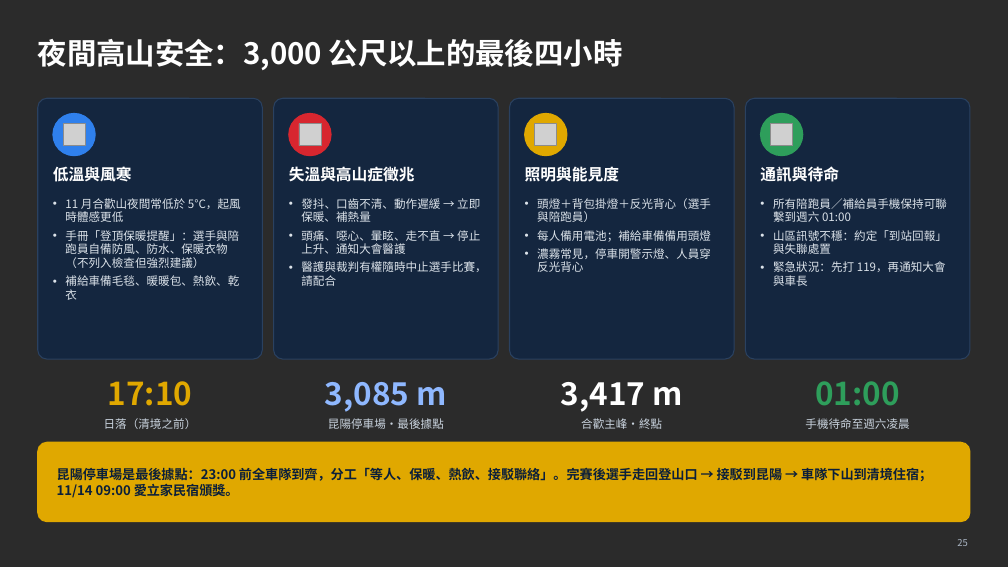
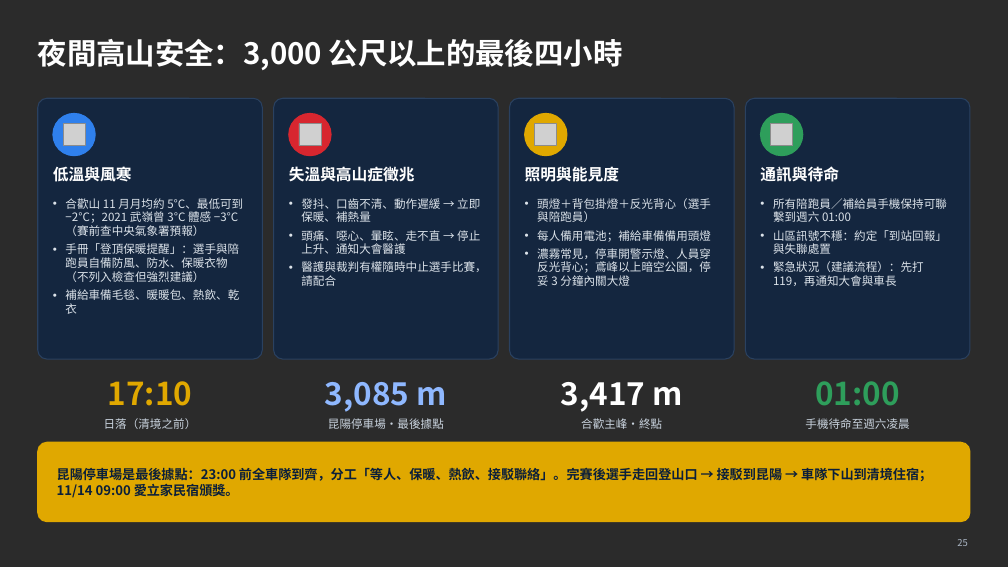
Before and after one commit to powermovebboy-sys/Race-site, a slide deck: slide 25 of deck/2026_FXT_補給作戰計畫.pptx. Drawn at 1008x567 pixels with LibreOffice and Linux fonts; fonts in the diff are those of the drawing; grey boxes stand for pictures; background and template pictures are left out; a plain dark background stands for a picture behind light text. Boxes give left, top, right and bottom in pixels: in the first picture for what was removed or moved away, otherwise in the second. Text is boxed around its words. In the diff, an @@ line names an element or a change of style, - is before the commit and + after.

```diff
--- a/deck/2026_FXT_補給作戰計畫.pptx
+++ b/deck/2026_FXT_補給作戰計畫.pptx
@@ text at (65, 198, 243, 236): text changed @@
-• 11 月合歡山夜間常低於 5°C，起風時體感更低
+• 合歡山 11 月月均約 5°C、最低可到 −2°C；2021 武嶺曾 3°C 體感 −3°C（賽前查中央氣象署預報）
@@ text at (537, 248, 711, 286): text changed @@
-• 濃霧常見，停車開警示燈、人員穿反光背心
+• 濃霧常見，停車開警示燈、人員穿反光背心；鳶峰以上暗空公園，停妥 3 分鐘內關大燈
@@ text at (773, 261, 924, 286): text changed @@
-• 緊急狀況：先打 119，再通知大會與車長
+• 緊急狀況（建議流程）：先打 119，再通知大會與車長
```
Also in this commit, not shown: 23 other slides changed, 9 other files.
